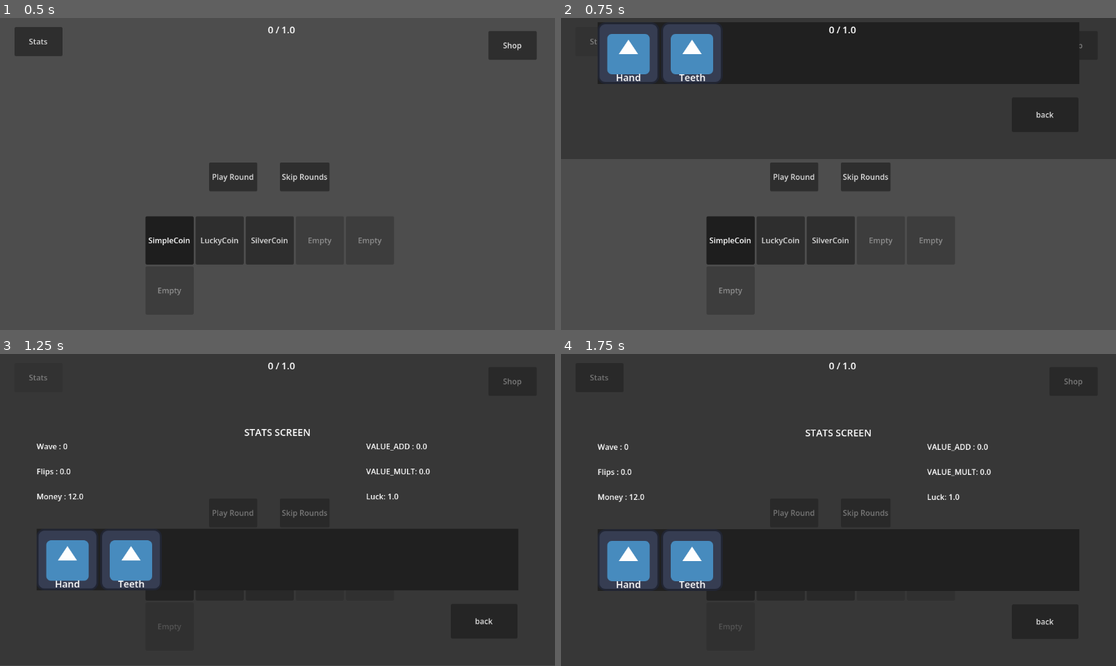
Above: before the commit, frames 1-4 (two rows, left to right).
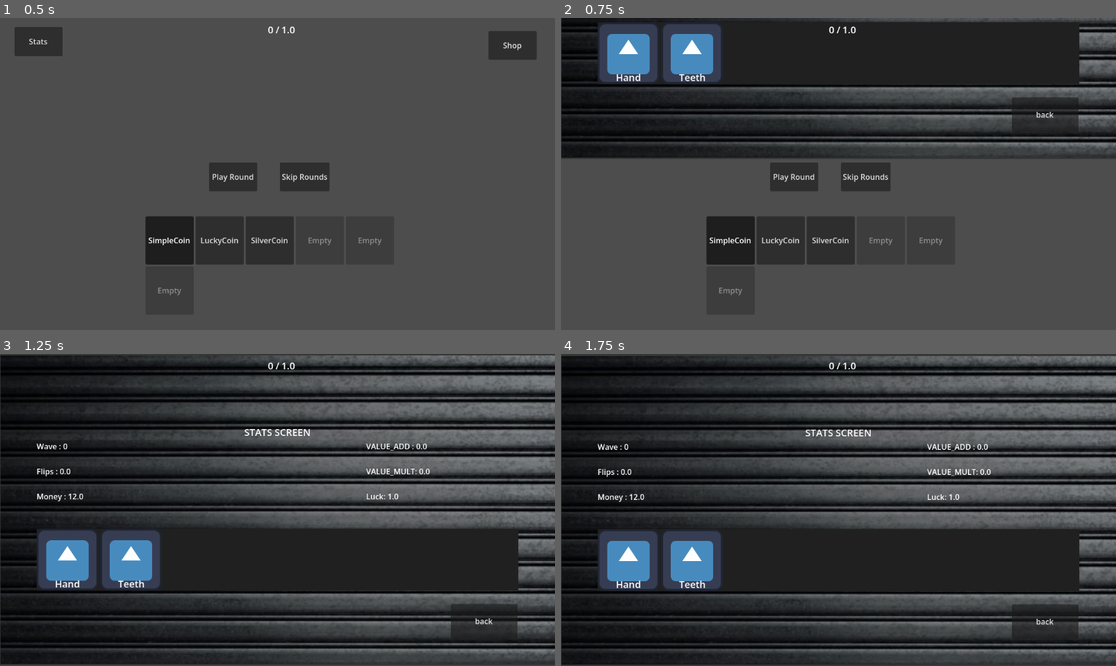
Above: after the commit, the same moments.

Repository: iceknith/Organ-Gambler-Full
Game: Godot game, scene res://src/game_scenes/main/main.tscn
Same seed, same stepped clock (60 frames per second), same inputs: the game is played once before the commit and once after it. The engine's default icon, where the game draws it, is replaced by a stand-in: a white triangle on a blue panel in a dark square.
Inputs:
- Up to frame 1 (0.5 s): no input
- Up to frame 2 (0.75 s): click "Stats" at 0.5 s
- Up to frame 3 (1.25 s): no input
- Up to frame 4 (1.75 s): click "Shop" at 1.25 s

Frame 1 is identical in both runs. In frame 2, 15% of the frame differs, in the area x 0-100%, y 0-45%; in frame 3, 51%, in the area x 0-100%, y 0-100%; in frame 4, 50%.

Commit message:
progress, context displaying at the right time

Diff:
--- a/project.godot
+++ b/project.godot
@@ -40,7 +40,7 @@
 OrganLoader="*res://src/objects/organs/organLoader.tscn"
 MessageLoader="*uid://dvjjhstpax0p5"
 GameData="*res://src/game_datas/gameData.gd"
-Utils="*uid://butksl88mvyie"
+Utils="*uid://belogivyjeq68"
 
 [editor_plugins]
 
--- a/src/game_datas/gameData.gd
+++ b/src/game_datas/gameData.gd
@@ -14,6 +14,7 @@
 		if max_rounds <= 0: return
 		if new_round >= max_rounds:
 			next_wave()
+			context_message(MessageLoader.get_message("first_wave.tres"))
 		else:
 			_internal_round = new_round
 
@@ -21,13 +22,13 @@
 signal new_wave(wave:int, new_objective:float)
 signal game_over()
 
-signal message(informations:Messages)
+signal message(info:Messages)
 
 ###---Functions---###
 func _ready() -> void:
 	new_wave.emit.call_deferred(1,wave_objective) # wait for the overlay to load before sending it's signall
 
-	context_message(MessageLoader.get_message("first_wave.tres"))
+	#context_message(MessageLoader.get_message("first_wave.tres"))
 
 func next_wave() -> void:
 	print("NEXT WAVE")
@@ -61,17 +62,28 @@
 func calculate_wave_objective(current_wave:int, previous_wave_objective:int) -> float:
 	return previous_wave_objective * (2 + (current_wave / 5))
 
-var mes:Messages
+
+
+# Context screen gestion
+var message_array:Array[Messages]
+
 #Allows any script to request a context message
 func context_message(info:Messages) -> void:
-	mes = info
+	print("gameData recieved message:" + info.title)
+	message_array.append(info)
 	#ajoute le message dans une liste de message
 
 
 func display_context_message():
-	if mes != null:
-		message.emit(mes)
+	if !message_array.is_empty():
+		print("bruh?")
+		Main.main.switch_to_scene("context")
+		print("gameData is asking to display:" + message_array[0].title)
+		message.emit(message_array[0])
+		message_array.pop_at(0)
 
+func context_finished():
 
+	display_context_message()
 
 # faire en sorte que main connect fin de message a une methode ici comme ca
--- a/src/game_scenes/context/context.gd
+++ b/src/game_scenes/context/context.gd
@@ -18,11 +18,11 @@
 
 
 func connect_signals() -> void:
-	GameData.message.connect(display_message)
+	GameData.message.connect(display_message2)
 
-func display_message(info:Messages):
+func display_message2(info:Messages):
 	var t = Utils.text_processor( info.title)
-	print("DISPLAYING MESSAGE :" + t)
+	print("CONTEXT : DISPLAYING MESSAGE :" + t)
 	title.text = t
 	subtitle.text =  Utils.text_processor( info.subtitle)
 	body.text =   Utils.text_processor( info.body)
@@ -30,7 +30,7 @@
 	# display timeout
 	if info.duration == 0 : await get_tree().create_timer(base_duration).timeout
 	else: await get_tree().create_timer(info.duration ).timeout
-	clear()
+	#clear()
 	context_finished.emit()
 
 
--- a/src/game_scenes/hub/hub.gd
+++ b/src/game_scenes/hub/hub.gd
@@ -18,36 +18,3 @@
 func return_scene() -> void:
 	#GameData.context_message() # ---------------------
 	pass
-
-
-
-	"""
-	GameData.new_wave.connect(on_new_wave)
-	GameData.game_over.connect(on_game_over)
-"""
-
-
-
-# -------------------------------------
-"""
-func on_game_over() -> void:
-	game_over = true# ---- /!\
-
-func on_new_wave(wave:int,new_objective:int) -> void:# ---- /!\
-	if(new_objective == 1):
-		message_requested.emit("FIRST WAVE","","",1)
-	else:
-		new_wave = true
-
-func return_scene() -> void:
-
-	# montre message
-
-	if(new_wave):
-		message_requested.emit("Wave "+str(GameData.wave),"objective "+str(GameData.wave_objective),"good luck",3)
-		new_wave =false
-
-	if(game_over):# ---- /!\
-		message_requested.emit("GAME OVER","","",6)
-		game_over =false
-"""
--- a/src/game_scenes/main/main.gd
+++ b/src/game_scenes/main/main.gd
@@ -154,9 +154,10 @@
 		node.show()
 	node.process_mode = Node.PROCESS_MODE_INHERIT
 
-# function that trigger every time a scene transition happends
+#Function that trigger every time a scene transition happends.
 func action() -> void:
+
 	#display context screen on top of hub
 	if (sceneHistory.size() == 1 && sceneHistory[0] == "hub"):
-		print("DISPLAY MESSAGE")
+		print("main will start displaying ...")
 		GameData.display_context_message()
--- a/src/game_scenes/shop/shop.gd
+++ b/src/game_scenes/shop/shop.gd
@@ -73,7 +73,7 @@
 	shop_item.set("organ", random_organ)
 	shop_item.set("cost", cost)
 
-	print("{0} {1} {2}$\n".format([random_organ.name,random_organ.description,cost]))
+	#print("{0} {1} {2}$\n".format([random_organ.name,random_organ.description,cost]))
 
 func restock_all_coins() -> void:
 
@@ -92,7 +92,7 @@
 	shop_item.set("coin", random_coin)
 	shop_item.set("cost", cost)
 
-	print("{0} {1} {2}$\n".format([random_coin.name,random_coin.description,cost]))
+	#print("{0} {1} {2}$\n".format([random_coin.name,random_coin.description,cost]))
 
 func calculate_cost_organ(organ:Organ) -> float:
 	var base:float = organ.base_cost
@@ -120,7 +120,7 @@
 func update_reroll() -> void:
 	player_reroll = Player.get_attribute(Player.Attributes.SHOP_REROLL)
 	reroll_left = player_reroll - reroll_used
-	print(reroll_left)
+	#print(reroll_left)
 
 
 func _on_item_bought() -> void:
--- a/src/game_scenes/stats/stats.tscn
+++ b/src/game_scenes/stats/stats.tscn
@@ -3,6 +3,7 @@
 [ext_resource type="Script" uid="uid://vbeqtub1cxud" path="res://src/game_scenes/stats/stats.gd" id="1_habpo"]
 [ext_resource type="Texture2D" uid="uid://bixpcax2l3df6" path="res://icon.svg" id="2_6o8qp"]
 [ext_resource type="Script" uid="uid://npxvdowu7rtg" path="res://src/game_scenes/stats/organ_display_container.gd" id="2_plk11"]
+[ext_resource type="Texture2D" uid="uid://bmojxasjtodgm" path="res://src/textures/rideau_metal.jpg" id="2_v7ejb"]
 
 [node name="Stats" type="Control" unique_id=1633799640]
 layout_mode = 3
@@ -21,6 +22,12 @@
 grow_horizontal = 2
 grow_vertical = 2
 color = Color(0.14901961, 0.14901961, 0.14901961, 0.5568628)
+
+[node name="RideauMetalTMP" type="Sprite2D" parent="background" unique_id=1362598135]
+modulate = Color(0.52906674, 0.5290667, 0.5290667, 1)
+position = Vector2(577.5, 324.5)
+scale = Vector2(1.8839868, 1.5710784)
+texture = ExtResource("2_v7ejb")
 
 [node name="VBoxContainer" type="VBoxContainer" parent="." unique_id=2146326725]
 layout_mode = 1
--- /dev/null
+++ b/src/messages/list/debug.tres
@@ -0,0 +1,12 @@
+[gd_resource type="Resource" script_class="Messages" format=3 uid="uid://cvwjynu5l3qcv"]
+
+[ext_resource type="Script" uid="uid://3dv47nyyfbid" path="res://src/messages/messages.gd" id="1_6axc6"]
+
+[resource]
+script = ExtResource("1_6axc6")
+priority = 1
+title = "DEBUG"
+subtitle = "DEBUG MESSAGE"
+body = "DEBUG"
+duration = 2.0
+metadata/_custom_type_script = "uid://3dv47nyyfbid"
--- a/src/messages/messageLoader.gd
+++ b/src/messages/messageLoader.gd
@@ -3,6 +3,8 @@
 var message_paths := {}
 
 var path = "res://src/messages/list/"
+
+var debug_message = load("res://src/messages/list/debug.tres")
 
 func _ready() -> void:
 	load_message_path()
@@ -25,8 +27,9 @@
 	dir.list_dir_end()
 
 func get_message(name:String) -> Messages:
+	"""
 	if not message_paths.has(name):
 		push_error("Message not found: " + name)
 		return null
-
-	return load(message_paths[name])
+		"""
+	return debug_message#message_paths[name])
--- a/src/objects/bonuses/bonusLoader.tscn
+++ b/src/objects/bonuses/bonusLoader.tscn
@@ -1,8 +1,8 @@
-[gd_scene load_steps=2 format=3 uid="uid://crpd8ve55hkmh"]
+[gd_scene format=3 uid="uid://crpd8ve55hkmh"]
 
 [ext_resource type="Script" uid="uid://dlmavypl77va6" path="res://src/objects/objectLoader.gd" id="1_muhrm"]
 
-[node name="BonusLoader" type="Node"]
+[node name="BonusLoader" type="Node" unique_id=1231147192]
 script = ExtResource("1_muhrm")
 path = "res://src/objects/bonuses/list/"
 metadata/_custom_type_script = "uid://dlmavypl77va6"
--- a/src/utils/Utils.gd
+++ b/src/utils/Utils.gd
@@ -1,5 +1,4 @@
-extends Object
-
+extends Node
 
 #Text variable transaltion
 func text_processor(text:String) -> String:
@@ -7,4 +6,5 @@
 	text = text.replace("$Money", str(Player.money))
 	text = text.replace("$wave", str(GameData.wave))
 	text = text.replace("$round", str(Player.get_attribute(Player.Attributes.ROUNDS)))
+
 	return text
--- /dev/null
+++ b/src/utils/Utils.tscn
@@ -0,0 +1,6 @@
+[gd_scene format=3 uid="uid://belogivyjeq68"]
+
+[ext_resource type="Script" uid="uid://butksl88mvyie" path="res://src/utils/Utils.gd" id="1_mkwy1"]
+
+[node name="Utils" type="Node" unique_id=289180517]
+script = ExtResource("1_mkwy1")
Binary file added: src/textures/rideau_metal.jpg
Not shown, added: src/textures/rideau_metal.jpg.import
